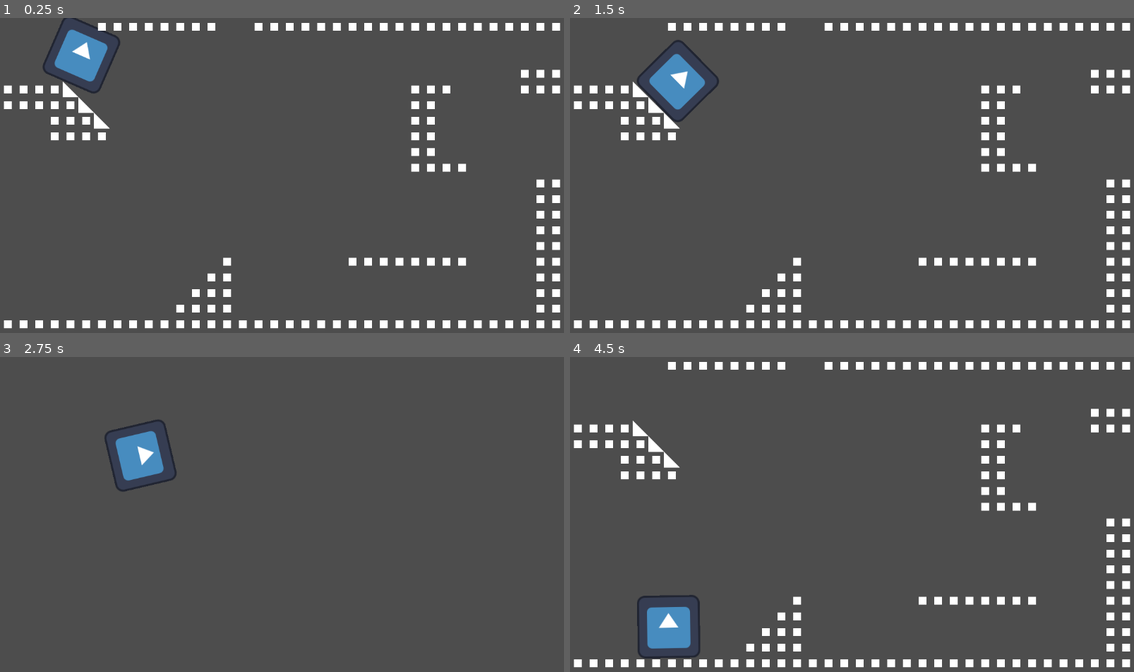
Above: before the commit, frames 1-4 (two rows, left to right).
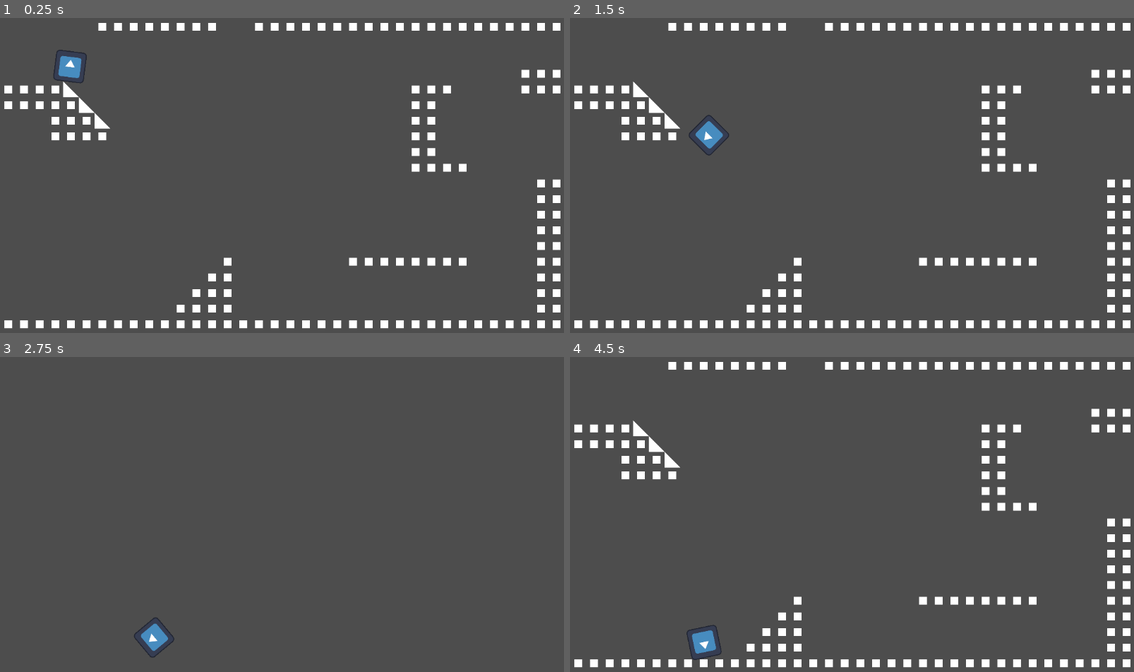
Above: after the commit, the same moments.

Repository: dancroker/Hue-Protocol
Game: Godot game, scene res://scene/main.tscn
Two runs of this game, one before a commit and one after it. Both use one fixed random seed, a clock stepped at 60 frames per second and the inputs below. The engine's default icon, where the game draws it, is replaced by a stand-in: a white triangle on a blue panel in a dark square.
Inputs:
- Up to frame 1 (0.25 s): no input
- Up to frame 2 (1.5 s): tap Enter (ui_accept) at 0.5, 0.77 s; hold Tab (Switch Mask) 0.53-1.28 s; hold Right (ui_right) from 0.53 s (still down); tap Tab (Switch Mask) at 1.35 s
- Up to frame 3 (2.75 s): tap Enter (ui_accept) at 1.52 s; release Right (ui_right) at 2.03 s; hold Left (ui_left) from 2.03 s (still down); hold Tab (Switch Mask) from 2.03 s (still down)
- Up to frame 4 (4.5 s): release Left (ui_left) at 2.78 s; release Tab (Switch Mask) at 2.78 s; hold Right (ui_right) 2.78-4.28 s; tap Tab (Switch Mask) at 2.85, 4.35 s; tap Enter (ui_accept) at 3.02, 3.77 s; hold Tab (Switch Mask) 3.53-4.28 s; hold Left (ui_left) from 4.28 s (still down)

The runs differ from the first frame. In frame 1, 2.3% of the frame differs, in the area x 0-100%, y 0-99%; in frame 2, 2.7%, in the area x 0-100%, y 1-99%; in frame 3, 1.6%; in frame 4, 2.7%.

Commit message:
sorted out a small issue

Diff:
--- a/TileMapSwitch.tscn
+++ b/TileMapSwitch.tscn
@@ -92,7 +92,7 @@
 
 [node name="Ground Blue" type="TileMapLayer" parent="Node" unique_id=2017311745]
 use_parent_material = true
-position = Vector2(0, 226)
+position = Vector2(1, 226)
 tile_map_data = PackedByteArray("AAAAAAwAAAAAAAAAAAABAAwAAAAAAAAAAAACAAwAAAAAAAAAAAADAAwAAAAAAAAAAAAEAAwAAAAAAAAAAAAFAA …(2432 unchanged characters)…
 tile_set = SubResource("TileSet_0hol4")
 
--- a/test.tscn
+++ b/test.tscn
@@ -3,14 +3,13 @@
 [ext_resource type="Texture2D" uid="uid://dptmguaskm752" path="res://icon.svg" id="1_37kl0"]
 
 [sub_resource type="RectangleShape2D" id="RectangleShape2D_37kl0"]
-size = Vector2(134, 122)
+size = Vector2(63, 65)
 
 [node name="Test" type="RigidBody2D" unique_id=567937080]
-scale = Vector2(0.495, 0.495)
 
 [node name="Sprite2D" type="Sprite2D" parent="." unique_id=361333548]
+scale = Vector2(0.4921875, 0.4921875)
 texture = ExtResource("1_37kl0")
 
 [node name="CollisionShape2D" type="CollisionShape2D" parent="." unique_id=598997600]
-position = Vector2(0, 5)
 shape = SubResource("RectangleShape2D_37kl0")
